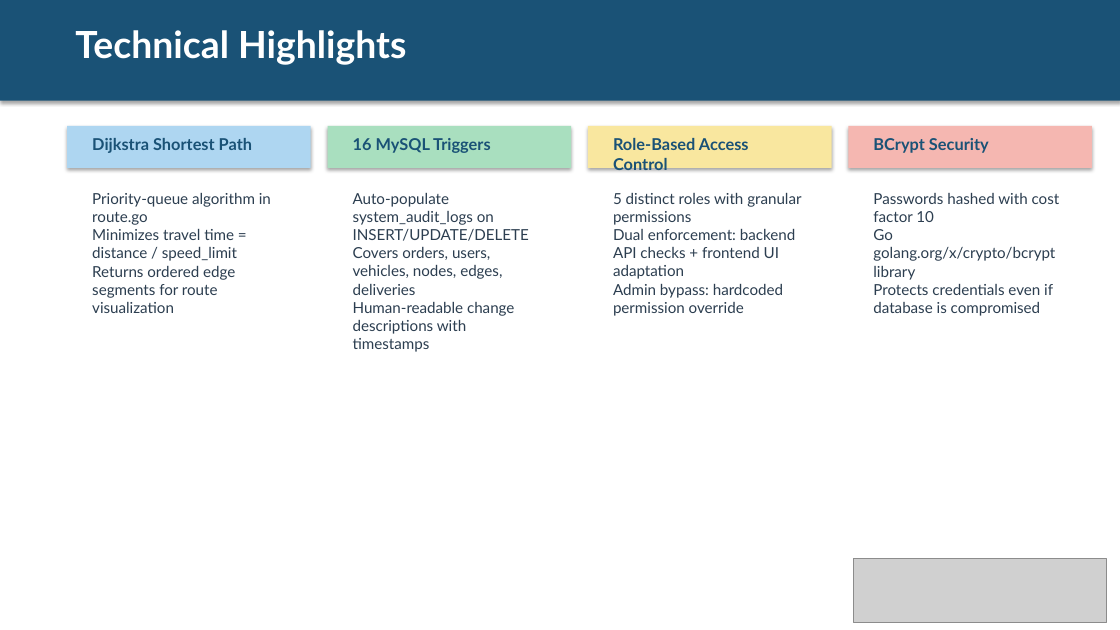
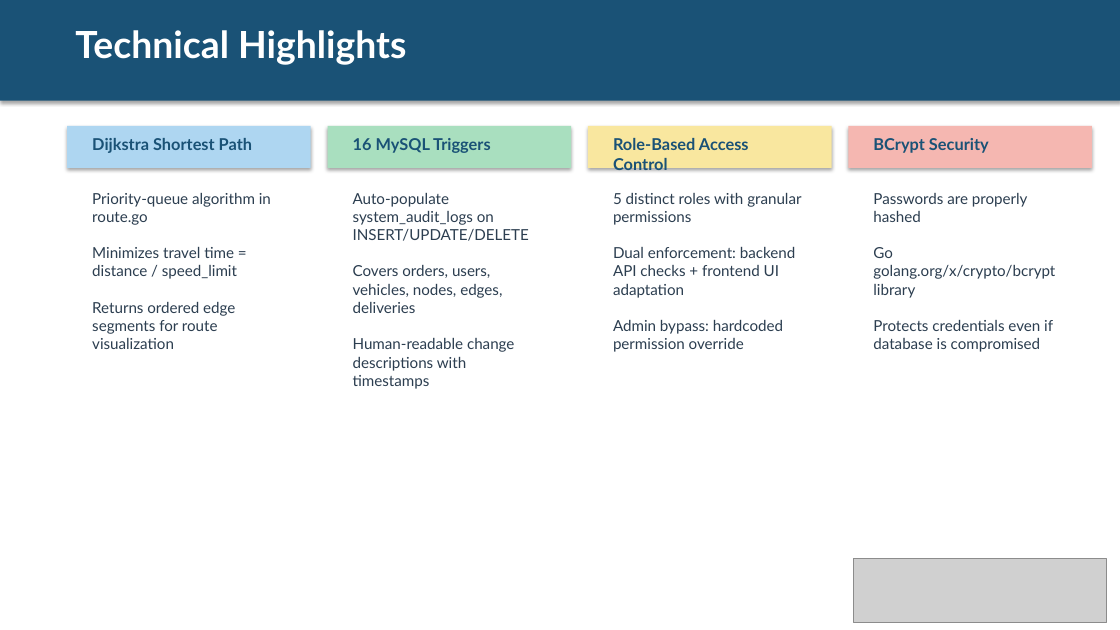
Before and after one commit to AvalonR/DatabasePractice, a slide deck: slide 7 of docs/Presentation.pptx. Drawn at 1120x630 pixels with LibreOffice and Linux fonts; fonts in the diff are those of the drawing; grey boxes stand for pictures. Boxes give left, top, right and bottom in pixels: in the first picture for what was removed or moved away, otherwise in the second. Text is boxed around its words. In the diff, an @@ line names an element or a change of style, - is before the commit and + after.

```diff
--- a/docs/Presentation.pptx
+++ b/docs/Presentation.pptx
@@ text at <box>92,193,271,349</box>: text changed @@
-Priority-queue algorithm in route.go
-Minimizes travel time = distance / speed_limit
-Returns ordered edge segments for route visualization
+Priority-queue algorithm in route.go
+Minimizes travel time = distance / speed_limit
+Returns ordered edge segments for route visualization
@@ text at <box>353,193,529,371</box>: text changed @@
-Auto-populate system_audit_logs on INSERT/UPDATE/DELETE
-Covers orders, users, vehicles, nodes, edges, deliveries
-Human-readable change descriptions with timestamps
+Auto-populate system_audit_logs on INSERT/UPDATE/DELETE
+Covers orders, users, vehicles, nodes, edges, deliveries
+Human-readable change descriptions with timestamps
@@ text at <box>613,193,801,352</box>: text changed @@
-5 distinct roles with granular permissions
-Dual enforcement: backend API checks + frontend UI adaptation
-Admin bypass: hardcoded permission override
+5 distinct roles with granular permissions
+Dual enforcement: backend API checks + frontend UI adaptation
+Admin bypass: hardcoded permission override
@@ text at <box>873,193,1055,352</box>: text changed @@
-Passwords hashed with cost factor 10
-Go golang.org/x/crypto/bcrypt library
-Protects credentials even if database is compromised
+Passwords are properly hashed
+Go golang.org/x/crypto/bcrypt library
+Protects credentials even if database is compromised
```
Also in this commit, not shown: 6 other slides changed, 10 other files.
